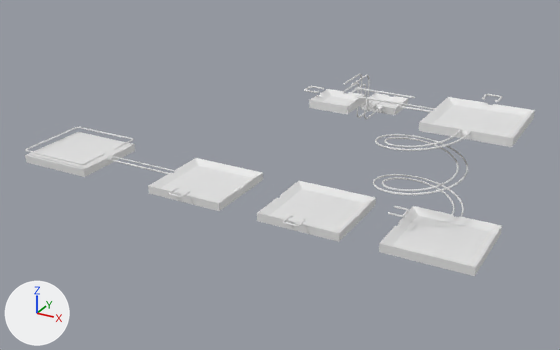
Renders of the FBX model Assets/Scenes/Models/Level1.fbx from each side of a commit.
Camera for both pictures: a camera (50 mm lens) standing at (6.94, -7.13, 3.88) and looking at (2.56, 0.83, -0.09). Every picture has the same lights, and +X, +Y and +Z are marked at lower left. Where no turn or scale is listed for an object, it has been applied to the vertices. Vertices at the same position are counted once.

Objects in the first picture: 'Level1'.
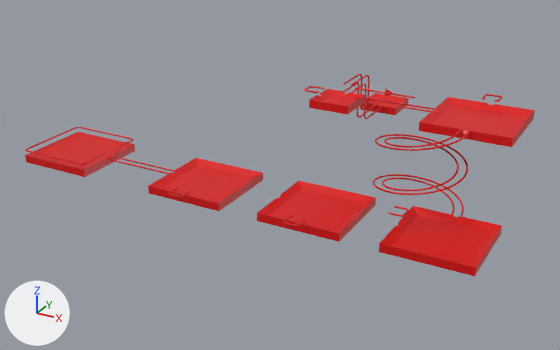
What the commit changed:
Material '材质' (mat_材质) is new.
Its base color is (0.7, 0.0, 0.0) (red #da0000).
Its roughness is 0.434.
me_mesh is used by ob_level1; location (0.0, 0.0, 0.0).
me_mesh had 16972 vertices, 17005 faces and spanned x -0.51..5.45, y -0.66..2.85, z -0.05..1.14.
me_mesh now has 17058 vertices, 17113 faces and spans x -0.51..5.45, y -0.66..2.85, z -0.05..1.14.
Part 1, on me_mesh:
18 vertices are removed from x 3.0..3.29, y 2.35..2.85, z 0.46..0.5.
15 faces are deleted.
6 vertices are added at (3.25, 2.6, 0.56), (3.25, 2.6, 0.66), (3.4, 2.6, 0.61), (3.25, 2.6, 0.66), (3.4, 2.6, 0.61), (3.25, 2.6, 0.56).
11 new faces join them.
me_mesh part 2: 16990 faces spanning x -0.51..5.45, y -0.66..2.85, z -0.05..1.14 switch from no material to mat_材质 (red #da0000).

What differs and where, as boxes (x1, y1, x2, y2) in the pictures (560 x 350 px; the box of a moved part takes in the faces that stretch with it):
part 1 of me_mesh, moved or reshaped: before (361, 93, 408, 115); after (361, 89, 408, 115)
part 2 of me_mesh, recoloured (white to red): (25, 74, 535, 276) in both
